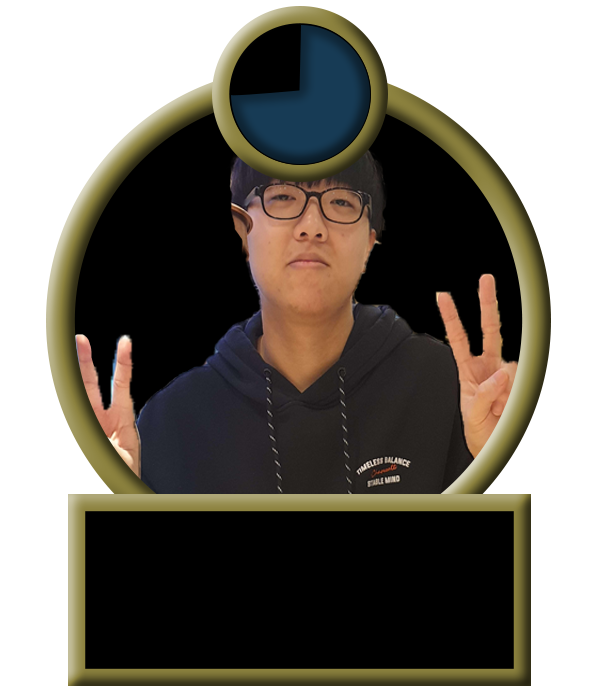
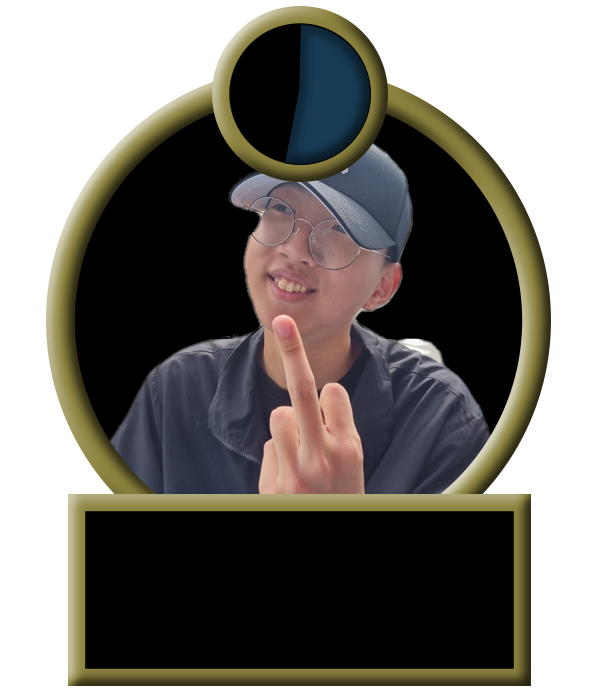
Layer changes from the first 600 x 700 image to the second:
painted on "타원 2" over <box>230,25,371,165</box>
added group "동헌" with 2 layers above "준서" over <box>100,142,497,494</box>
added layer "레이어 8" in group "동헌" over <box>100,142,497,494</box>
moved "레이어 6" into group "준서" over <box>75,109,519,494</box>
